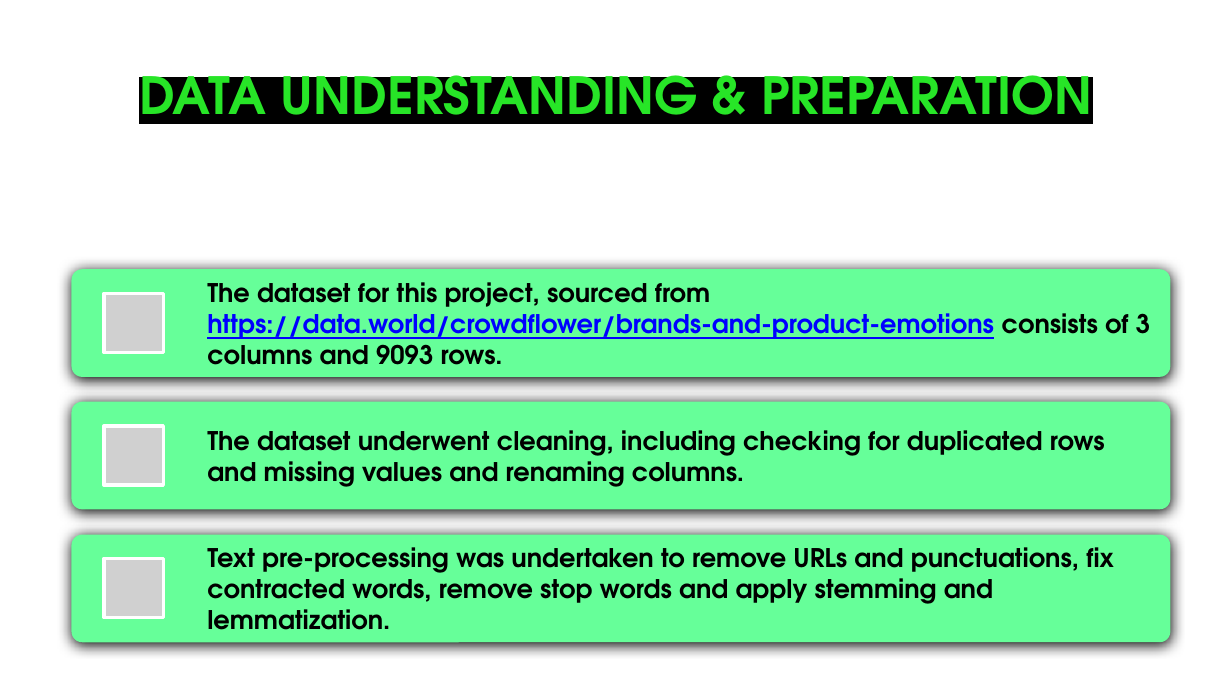
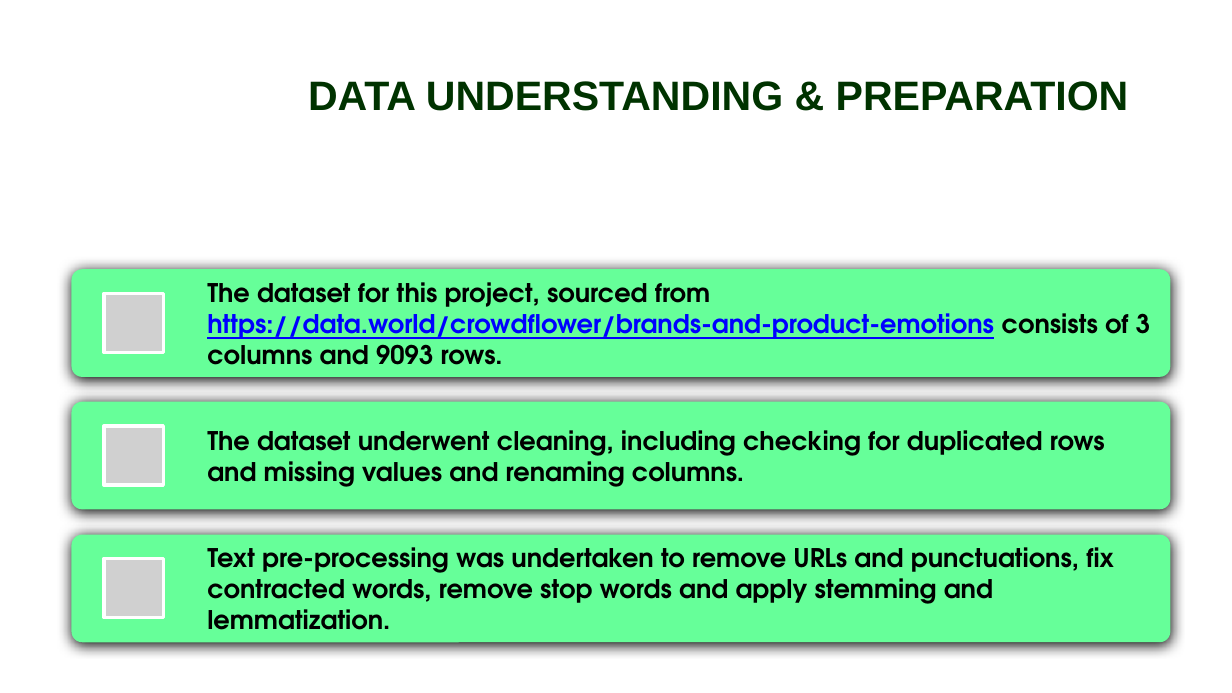
Before and after one commit to jgatharia/Phase_4_Project_, a slide deck: slide 5 of Presentation.pptx. Drawn at 1232x693 pixels with LibreOffice and Linux fonts; fonts in the diff are those of the drawing; grey boxes stand for pictures; background and template pictures are left out. Boxes give left, top, right and bottom in pixels: in the first picture for what was removed or moved away, otherwise in the second. Text is boxed around its words. In the diff, an @@ line names an element or a change of style, - is before the commit and + after.

```diff
--- a/Presentation.pptx
+++ b/Presentation.pptx
@@ title "DATA UNDERSTANDING & PREPARATION": place and size @@
-title "DATA UNDERSTANDING & PREPARATION" at (139,58,1092,136)
+title "DATA UNDERSTANDING & PREPARATION" at (308,81,1129,111)
@@ title "DATA UNDERSTANDING & PREPARATION" at (308,81,1129,111): size 30 to 24 pt, font TeX Gyre Adventor to Arial, text colour #27E527 to #003300, highlight #000000 to none @@
```
Also in this commit, not shown: 12 other slides changed.
